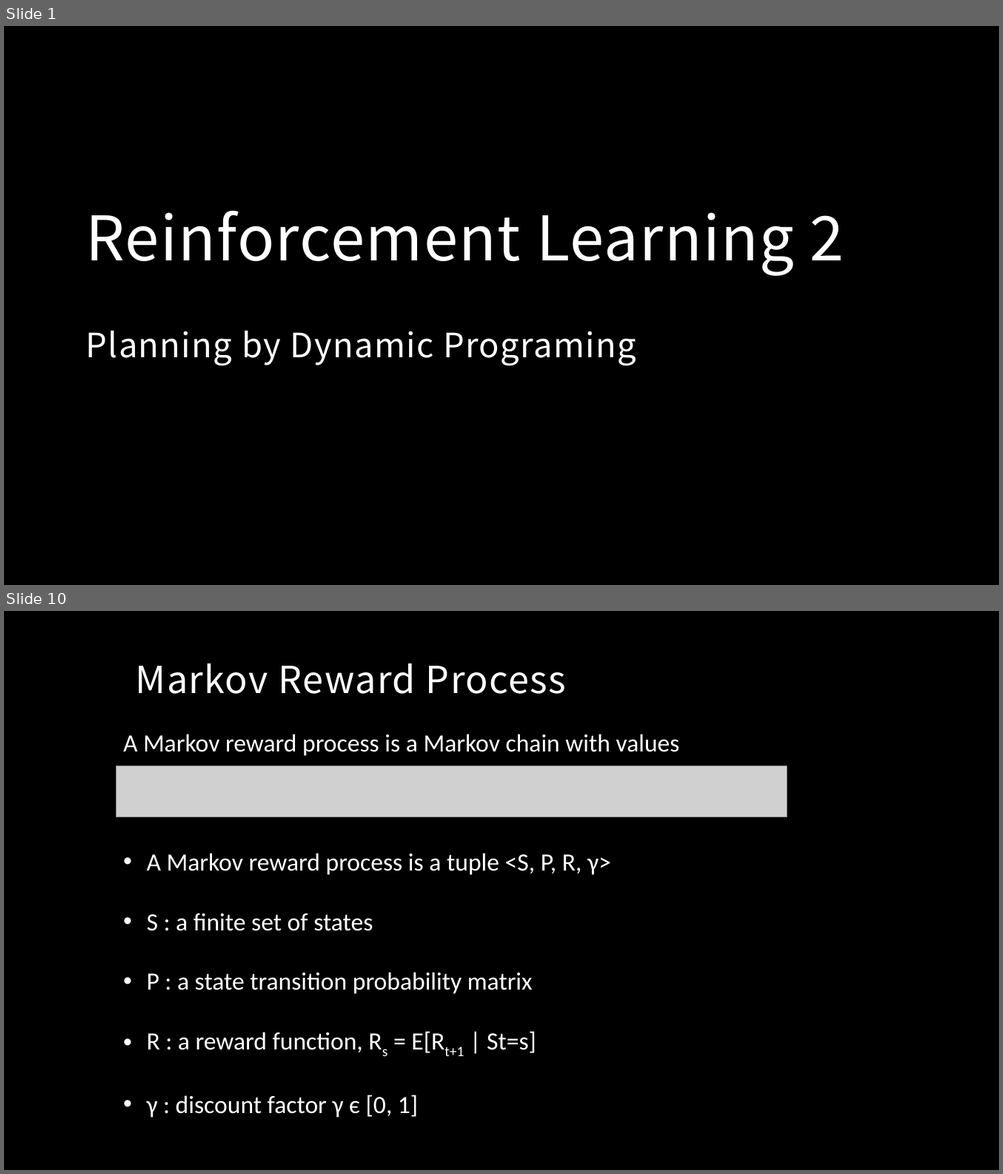
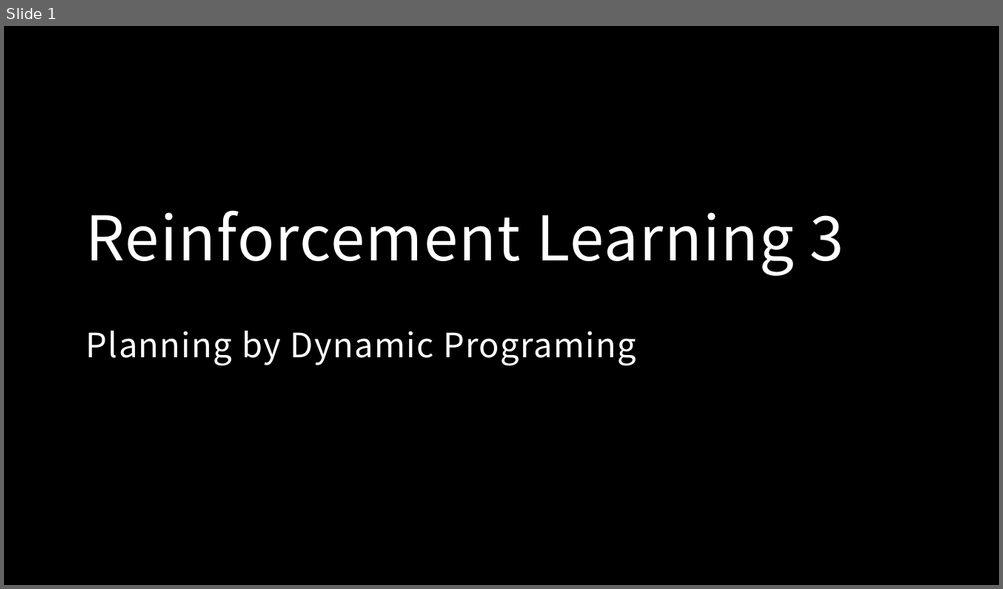
Before and after one commit to MacgyverLin/VintageComputer, a slide deck: Speech/Reinforcement Learning 3.pptx. Shown one above the other, each under a label of ours: slides 1 and 10 before the commit, slide 1 after it; the slides between them are not shown. The pictures are 1003x1174 and 1003x589 pixels, drawn with LibreOffice and Linux fonts; fonts in the diff are those of the drawing; grey boxes stand for pictures; background and template pictures are left out. Boxes give left, top, right and bottom in pixels: in the first picture for what was removed or moved away, otherwise in the second. Text is boxed around its words. In the diff, an @@ line names an element or a change of style, - is before the commit and + after.

```diff
--- a/Speech/Reinforcement Learning 3.pptx
+++ b/Speech/Reinforcement Learning 3.pptx
@@ slide 10 removed at [4,611,999,1170], background picture (left out) @@
@@ title removed at [136,664,566,694] @@
-Markov Reward Process
@@ text removed at [123,734,680,1118] @@
-A Markov reward process is a Markov chain with values
-• A Markov reward process is a tuple <S, P, R, γ>
-• S : a finite set of states
-• P : a state transition probability matrix
-• R : a reward function, Rs = E[Rt+1 | St=s]
-• γ : discount factor γ є [0, 1]
@@ picture removed at [116,766,787,817] @@
@@ slide 1 changed as well @@
@@ title at [86,210,844,366]: text changed @@
-Reinforcement Learning 2
-Planning by Dynamic Programing
+Reinforcement Learning 3
+Planning by Dynamic Programing
```
Also in this commit, not shown: 1 slide added, 42 other slides removed.
